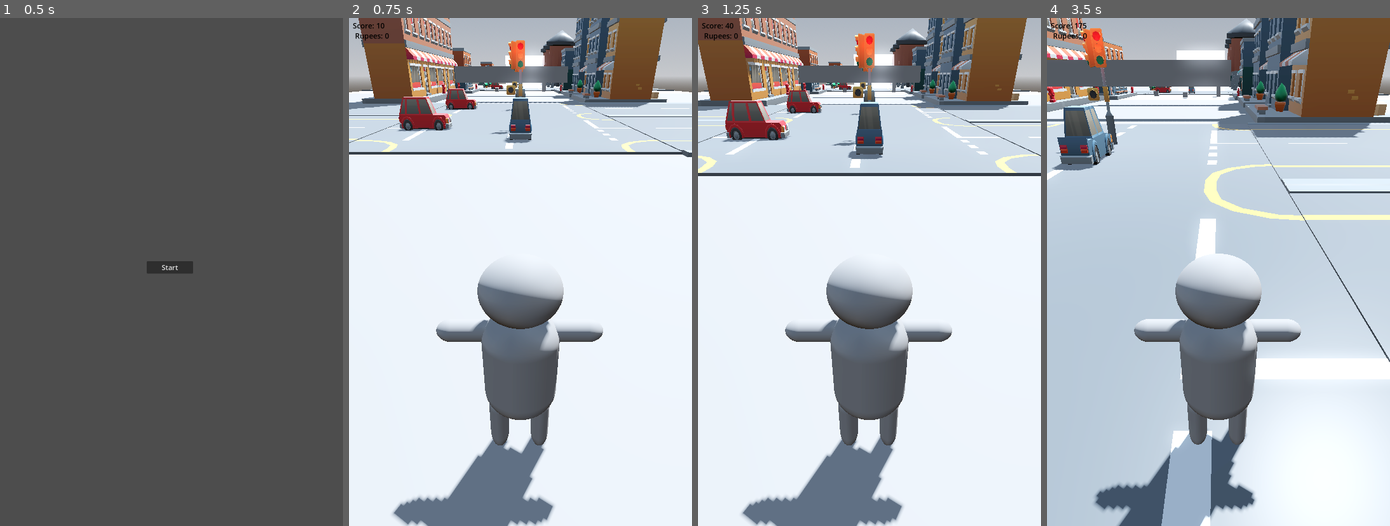
Above: before the commit, frames 1-4 (left to right).
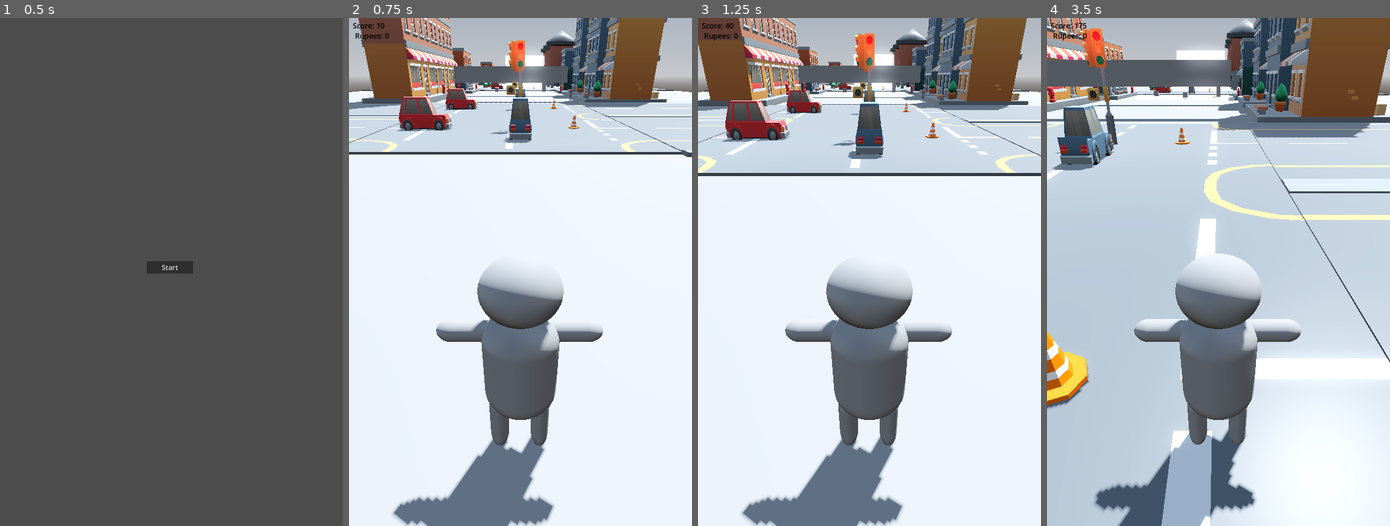
Above: after the commit, the same moments.

Repository: MuhammadSaad0/CG_EndlessRunner
Game: Godot game, scene res://Menu.tscn
Two runs of this game, one before a commit and one after it. Both use one fixed random seed, a clock stepped at 60 frames per second and the inputs below.
Inputs:
- Up to frame 1 (0.5 s): no input
- Up to frame 2 (0.75 s): click "Start" at 0.5 s
- Up to frame 3 (1.25 s): no input
- Up to frame 4 (3.5 s): hold D (right) 1.28-2.03 s; hold A (left) 2.03-2.78 s; hold D (right) from 2.78 s (still down)

Frame 1 is identical in both runs. In frame 2, less than 0.1% of the frame differs, in the area x 25-68%, y 7-22%; in frame 3, less than 0.1%; in frame 4, 1.2%, in the area x 0-48%, y 7-77%.

Commit message:
assets dump

Diff:
--- a/terrain_blocks/terrain_7.tscn
+++ b/terrain_blocks/terrain_7.tscn
@@ -6,6 +6,7 @@
 [ext_resource type="PackedScene" uid="uid://c1b8ypuawiu8s" path="res://addons/kaykit_city_builder_bits/Assets/gltf/car_hatchback.gltf" id="4_xq5xg"]
 [ext_resource type="PackedScene" uid="uid://cb2dddowiqj8t" path="res://addons/kaykit_city_builder_bits/Assets/gltf/road_straight.gltf" id="5_m35fq"]
 [ext_resource type="PackedScene" uid="uid://c3t4jj544vfrw" path="res://addons/kaykit_city_builder_bits/Assets/gltf/road_junction.gltf" id="6_sqtn1"]
+[ext_resource type="PackedScene" uid="uid://dtd3cenbwlk2o" path="res://assets/vlc.gltf" id="7_ixebm"]
 
 [sub_resource type="StandardMaterial3D" id="StandardMaterial3D_e2afj"]
 shading_mode = 2
@@ -83,3 +84,6 @@
 
 [node name="road_junction" parent="." instance=ExtResource("6_sqtn1")]
 transform = Transform3D(12.3265, 0, 0, 0, 1.98388, 0, 0, 0, 10.4566, -0.725796, 0, -0.262201)
+
+[node name="vlc" parent="." instance=ExtResource("7_ixebm")]
+transform = Transform3D(0.005, 0, 0, 0, 0.005, 0, 0, 0, 0.005, 4.59021, 0.200498, 0)
Not shown, added: assets/Male_LongSleeve.gltf
Not shown, added: assets/Male_LongSleeve.gltf.import
Not shown, added: assets/Qassai.gltf
Not shown, added: assets/Qassai.gltf.import
Not shown, added: assets/bench.gltf
Not shown, added: assets/bench.gltf.import
Not shown, added: assets/building_ol.gltf
Not shown, added: assets/building_ol.gltf.import
Not shown, added: assets/car.gltf
Not shown, added: assets/car.gltf.import
Not shown, added: assets/fruit_stall.gltf.import
Not shown, added: assets/goat.gltf
(and 31 more such lines)
